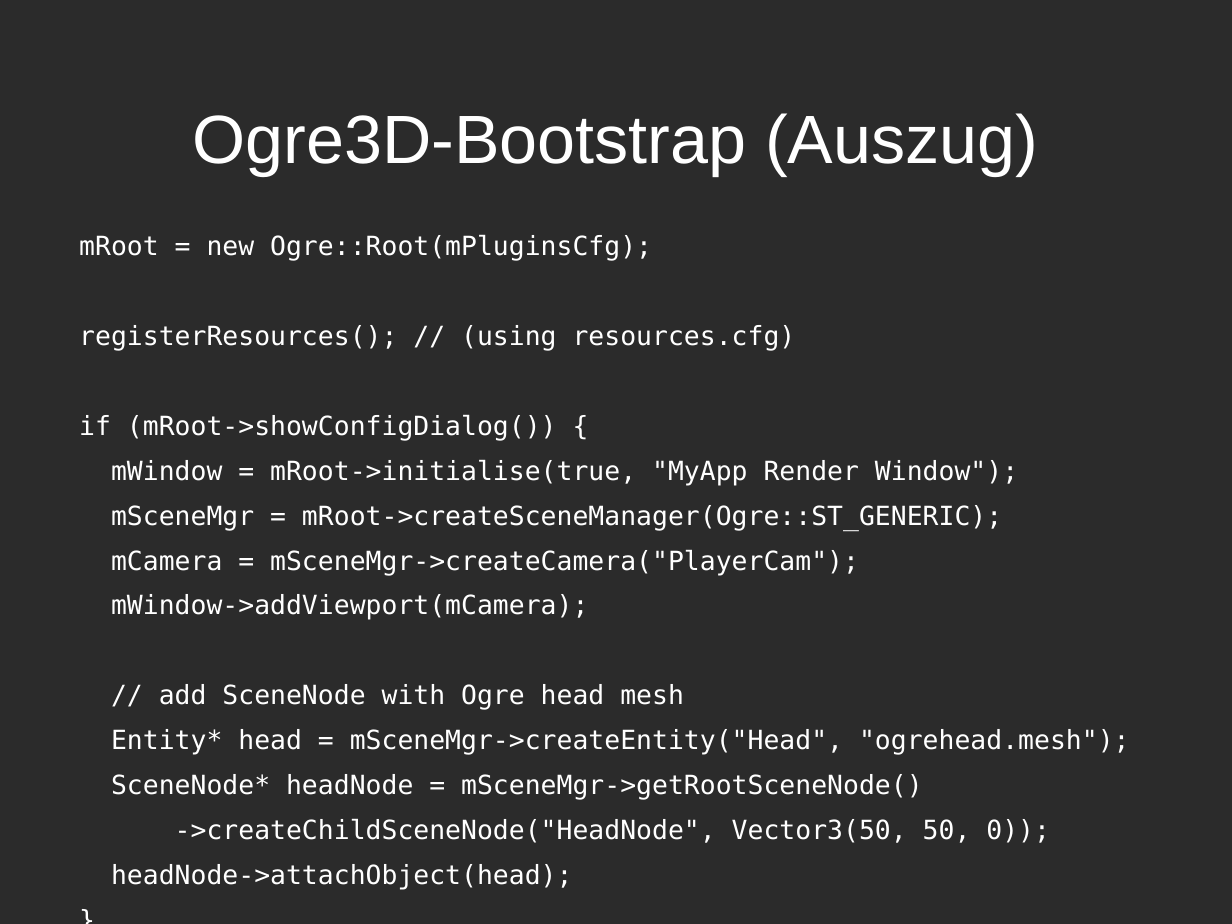
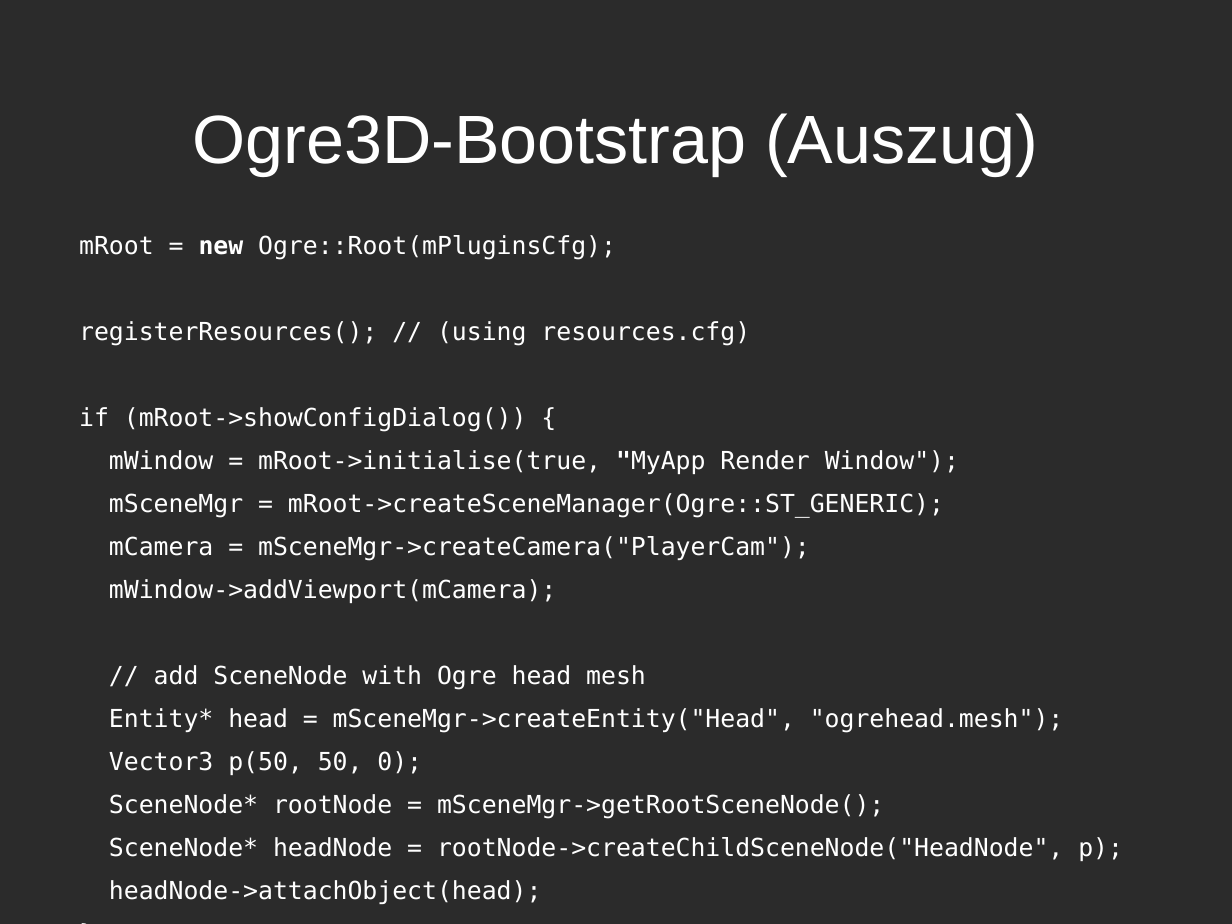
Before and after one commit to mgoltzsche/ogre3d-diy-hmd, a slide deck: slide 11 of doc/isy-kurzvortrag-max.odp (slide 10 before the commit). Drawn at 1232x924 pixels with LibreOffice and Linux fonts; fonts in the diff are those of the drawing; background and template pictures are left out; a plain dark background stands for a picture behind light text. Boxes give left, top, right and bottom in pixels: in the first picture for what was removed or moved away, otherwise in the second. Text is boxed around its words. In the diff, an @@ line names an element or a change of style, - is before the commit and + after.

```diff
--- a/doc/isy-kurzvortrag-max.odp
+++ b/doc/isy-kurzvortrag-max.odp
@@ text at bbox=[79, 235, 1064, 733]: size 17 to 16 pt in "mRoot = new Ogre::Root(mPluginsCfg);", "registerResources(); // (using resources.cfg)", "if (mRoot->showConfigDialog()) {", "mWindow = mRoot->initialise(true, "MyApp Render Window");" and 7 more places; bold on in "new", ""MyApp" @@
@@ text at bbox=[109, 751, 1123, 861]: text changed; size 17 to 16 pt @@
-SceneNode* headNode = mSceneMgr->getRootSceneNode()
-->createChildSceneNode("HeadNode", Vector3(50, 50, 0));
+Vector3 p(50, 50, 0);
+SceneNode* rootNode = mSceneMgr->getRootSceneNode();
+SceneNode* headNode = rootNode->createChildSceneNode("HeadNode", p);
```
Also in this commit, not shown: 3 other slides changed, 4 slides added, 2 slides removed, 4 other files.
